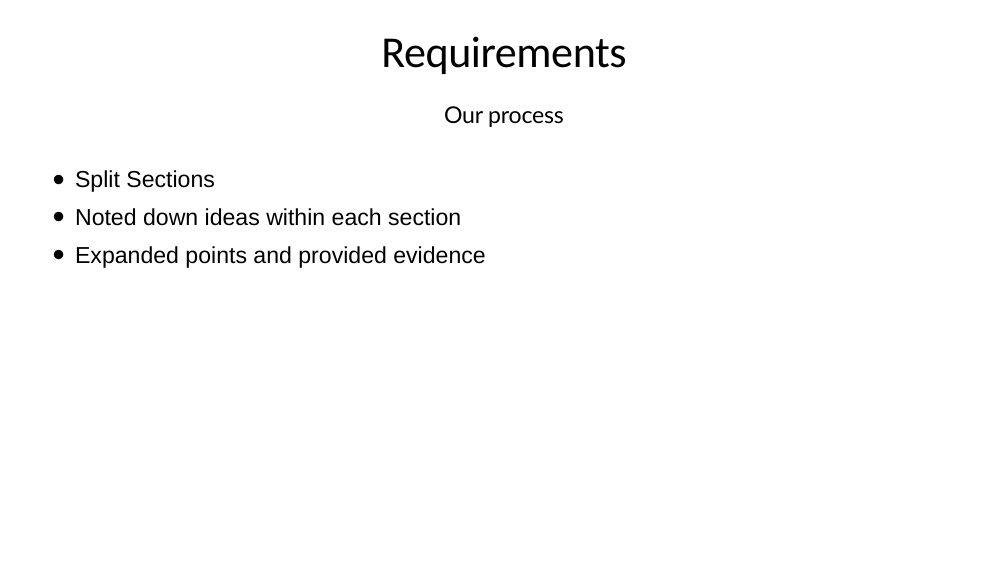
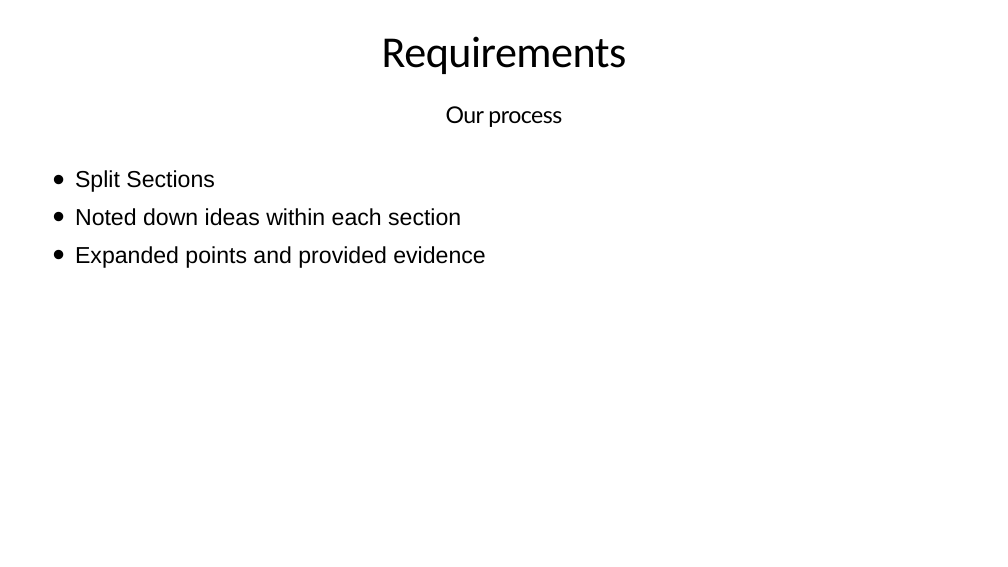
Before and after one commit to henryfallows13/Assesment3-DoghnutOrderSystem, a slide deck: slide 4 of Henry/Ford Order System Preasentation .pptx. Drawn at 1008x567 pixels with LibreOffice and Linux fonts; fonts in the diff are those of the drawing. Boxes give left, top, right and bottom in pixels: in the first picture for what was removed or moved away, otherwise in the second. Text is boxed around its words. In the diff, an @@ line names an element or a change of style, - is before the commit and + after.

```diff
--- a/Henry/Ford Order System Preasentation .pptx
+++ b/Henry/Ford Order System Preasentation .pptx
@@ text "Our process" at (x1=446, y1=106, x2=562, y2=127): letter spacing -0.4 to -1 pt @@
```
Also in this commit, not shown: 7 other slides changed, 10 slides added, 2 other files.
